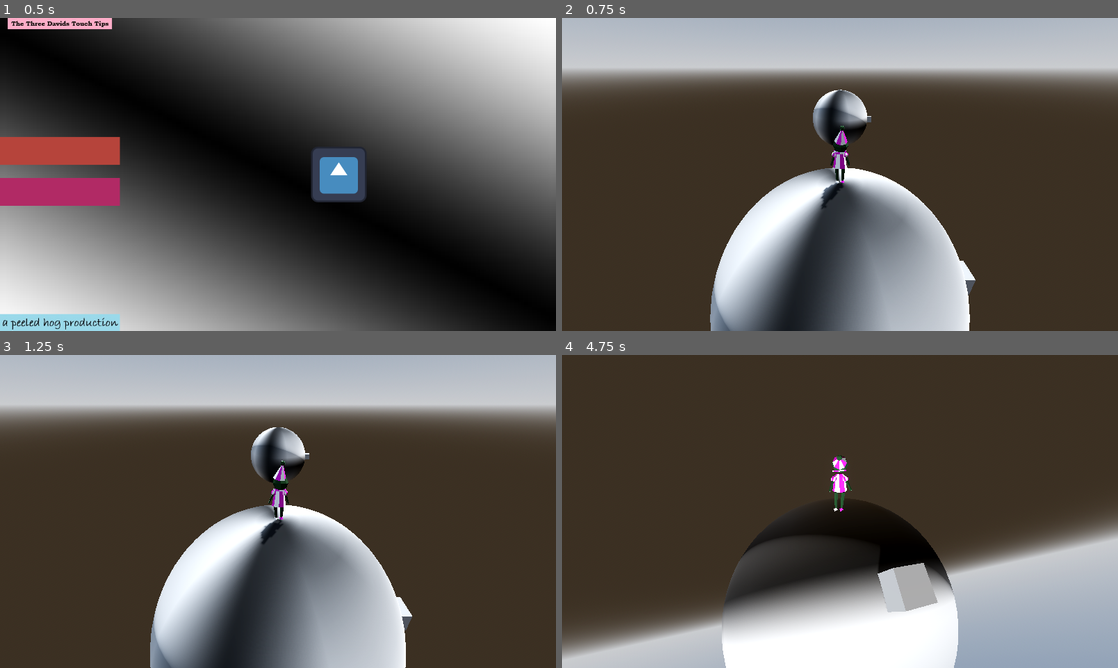
Above: before the commit, frames 1-4 (two rows, left to right).
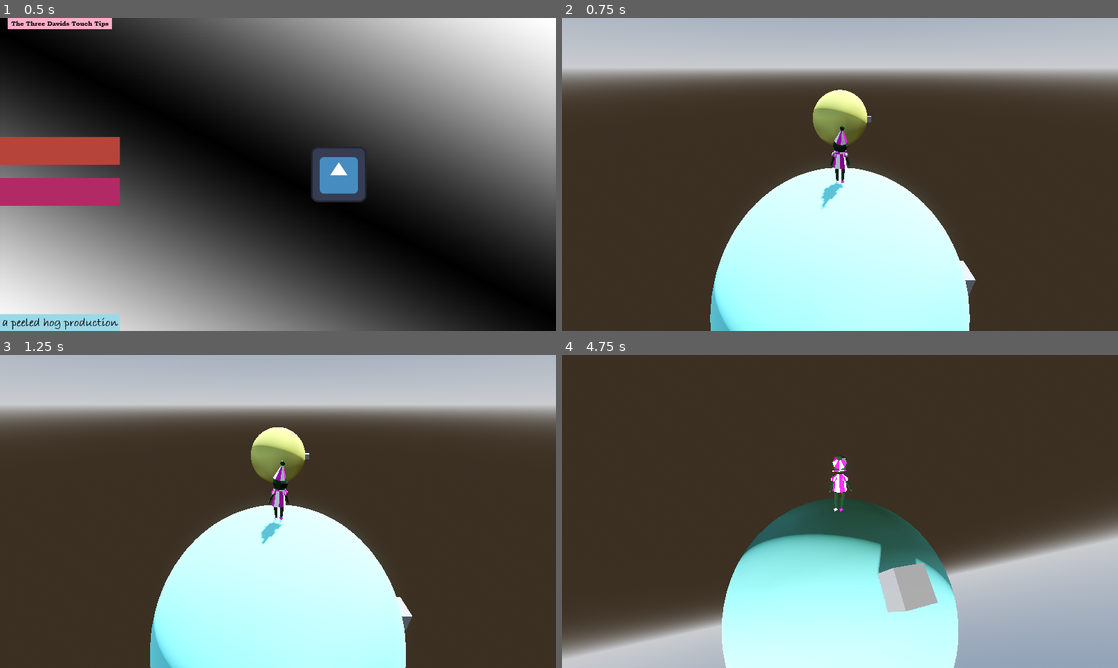
Above: after the commit, the same moments.

Repository: boner-cmd/effective-octo-pancake
Game: Godot game, scene res://Scenes/TitleScreen.tscn
Two runs of this game, one before a commit and one after it. Both use one fixed random seed, a clock stepped at 60 frames per second and the inputs below. The engine's default icon, where the game draws it, is replaced by a stand-in: a white triangle on a blue panel in a dark square.
Inputs (mouse positions are in pixels of both pictures, inside the frame that each line leads up to):
- Up to frame 1 (0.5 s): no input
- Up to frame 2 (0.75 s): click (623, 149) at 0.5 s
- Up to frame 3 (1.25 s): no input
- Up to frame 4 (4.75 s): tap Enter (ui_accept) at 1.25 s; move the mouse to (867, 511) at 1.27 s; press the mouse at (867, 511) at 1.28 s; hold W (up) from 1.28 s (still down); tap Space (jump) at 1.52, 2.27, 3.77, 4.52 s; move the mouse to (812, 511) at 2.02 s; release the mouse at (812, 511) at 2.03 s; click (812, 511) at 2.1 s; move the mouse to (851, 505) at 2.77 s; press the mouse at (851, 505) at 2.78 s; move the mouse to (834, 517) at 3.52 s; release the mouse at (834, 517) at 3.53 s; click (834, 517) at 3.6 s; move the mouse to (878, 514) at 4.27 s; press the mouse at (878, 514) at 4.28 s

Frame 1 is identical in both runs. In frame 2, 20% of the frame differs, in the area x 26-74%, y 22-100%; in frame 3, 20%; in frame 4, 18%.

Commit message:
harmless futzin

Diff:
--- a/Character Scenes/PlayerController.gd
+++ b/Character Scenes/PlayerController.gd
@@ -14,7 +14,7 @@
 
 #planet stuff
 @export var planet : Node3D
-
+@onready var space_bubble : CollisionShape3D = $SpaceBubble
 
 
 
--- a/Character Scenes/player_character.tscn
+++ b/Character Scenes/player_character.tscn
@@ -6,7 +6,11 @@
 [sub_resource type="CapsuleShape3D" id="CapsuleShape3D_4chgf"]
 radius = 0.35
 
+[sub_resource type="SphereShape3D" id="SphereShape3D_4chgf"]
+radius = 0.1
+
 [node name="CharacterBody3D" type="CharacterBody3D" unique_id=1611932631]
+collision_mask = 2
 script = ExtResource("1_0vv0x")
 
 [node name="CollisionShape3D" type="CollisionShape3D" parent="." unique_id=1831739463]
@@ -22,3 +26,7 @@
 
 [node name="RayCast3D" type="RayCast3D" parent="." unique_id=425421893]
 collision_mask = 2
+
+[node name="SpaceBubble" type="CollisionShape3D" parent="." unique_id=1188661807]
+transform = Transform3D(1, 0, 0, 0, 1, 0, 0, 0, 1, 0, 1, 0)
+shape = SubResource("SphereShape3D_4chgf")
--- a/Scenes/MainScene.tscn
+++ b/Scenes/MainScene.tscn
@@ -19,27 +19,25 @@
 [sub_resource type="SphereShape3D" id="SphereShape3D_ylgs7"]
 radius = 5.0
 
-[sub_resource type="Gradient" id="Gradient_00acv"]
+[sub_resource type="StandardMaterial3D" id="StandardMaterial3D_nhkr4"]
+albedo_color = Color(0.5220287, 1, 1, 1)
 
-[sub_resource type="GradientTexture2D" id="GradientTexture2D_ylgs7"]
-gradient = SubResource("Gradient_00acv")
-width = 10
-height = 10
-fill = 2
-fill_to = Vector2(0.5, 0.5)
-repeat = 1
-
-[sub_resource type="StandardMaterial3D" id="StandardMaterial3D_yt4ne"]
-albedo_texture = SubResource("GradientTexture2D_ylgs7")
-
-[sub_resource type="SphereMesh" id="SphereMesh_oo4um"]
-material = SubResource("StandardMaterial3D_yt4ne")
+[sub_resource type="SphereMesh" id="SphereMesh_7rqgy"]
+material = SubResource("StandardMaterial3D_nhkr4")
 radius = 5.0
 height = 10.0
 
 [sub_resource type="BoxMesh" id="BoxMesh_00acv"]
 
 [sub_resource type="BoxShape3D" id="BoxShape3D_ylgs7"]
+
+[sub_resource type="StandardMaterial3D" id="StandardMaterial3D_tr2i4"]
+albedo_color = Color(0.7772606, 0.80946815, 0.3944329, 1)
+
+[sub_resource type="SphereMesh" id="SphereMesh_oo4um"]
+material = SubResource("StandardMaterial3D_tr2i4")
+radius = 5.0
+height = 10.0
 
 [node name="MainScene" type="Node3D" unique_id=1858530210]
 
@@ -56,17 +54,18 @@
 
 [node name="PlayerCharacter" parent="." unique_id=700328766 node_paths=PackedStringArray("planet") instance=ExtResource("1_hpc76")]
 transform = Transform3D(1, 0, 0, 0, 1, 0, 0, 0, 1, 0, 12.773108, 0)
+collision_mask = 6
 planet = NodePath("../TestPlanet")
 
 [node name="TestPlanet" type="StaticBody3D" parent="." unique_id=7469528]
 transform = Transform3D(1, 0, 0, 0, 1, 0, 0, 0, 1, 0, 7.5316944, 0)
-collision_layer = 3
+collision_layer = 2
 
 [node name="CollisionShape3D" type="CollisionShape3D" parent="TestPlanet" unique_id=1898464040]
 shape = SubResource("SphereShape3D_ylgs7")
 
 [node name="MeshInstance" type="MeshInstance3D" parent="TestPlanet/CollisionShape3D" unique_id=1557991456]
-mesh = SubResource("SphereMesh_oo4um")
+mesh = SubResource("SphereMesh_7rqgy")
 
 [node name="MeshInstance3D" type="MeshInstance3D" parent="TestPlanet/CollisionShape3D" unique_id=1097089063]
 transform = Transform3D(1, 0, 0, 0, 1, 0, 0, 0, 1, 5.2529497, 0, 0)
@@ -74,13 +73,14 @@
 
 [node name="StaticBody3D" type="StaticBody3D" parent="TestPlanet/CollisionShape3D" unique_id=2066629269]
 transform = Transform3D(1, 0, 0, 0, 1, 0, 0, 0, 1, 5.2529497, 0, 0)
+collision_layer = 4
 
 [node name="CollisionShape3D" type="CollisionShape3D" parent="TestPlanet/CollisionShape3D/StaticBody3D" unique_id=1785896033]
 shape = SubResource("BoxShape3D_ylgs7")
 
 [node name="TestPlanet2" type="StaticBody3D" parent="." unique_id=572413196]
 transform = Transform3D(1, 0, 0, 0, 1, 0, 0, 0, 1, 0, 7.5316944, -32.116516)
-collision_layer = 3
+collision_layer = 2
 
 [node name="CollisionShape3D" type="CollisionShape3D" parent="TestPlanet2" unique_id=1015555737]
 shape = SubResource("SphereShape3D_ylgs7")
@@ -94,6 +94,7 @@
 
 [node name="StaticBody3D" type="StaticBody3D" parent="TestPlanet2/CollisionShape3D" unique_id=1033598462]
 transform = Transform3D(1, 0, 0, 0, 1, 0, 0, 0, 1, 5.2529497, 0, 0)
+collision_layer = 4
 
 [node name="CollisionShape3D" type="CollisionShape3D" parent="TestPlanet2/CollisionShape3D/StaticBody3D" unique_id=645169319]
 shape = SubResource("BoxShape3D_ylgs7")
